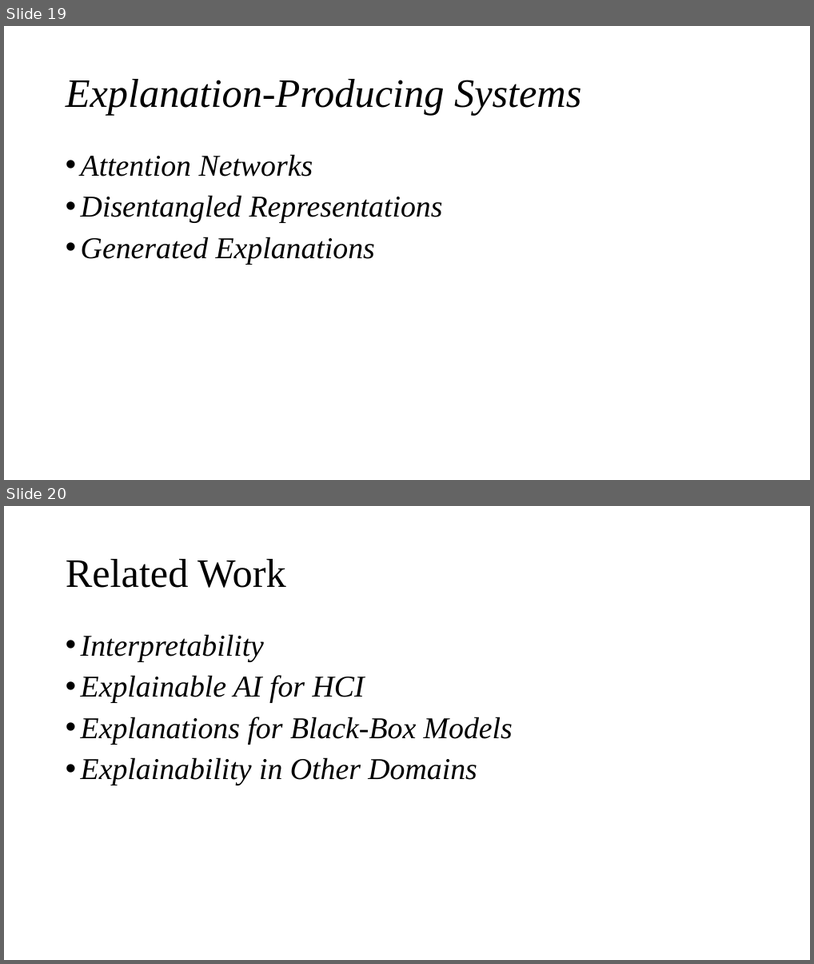
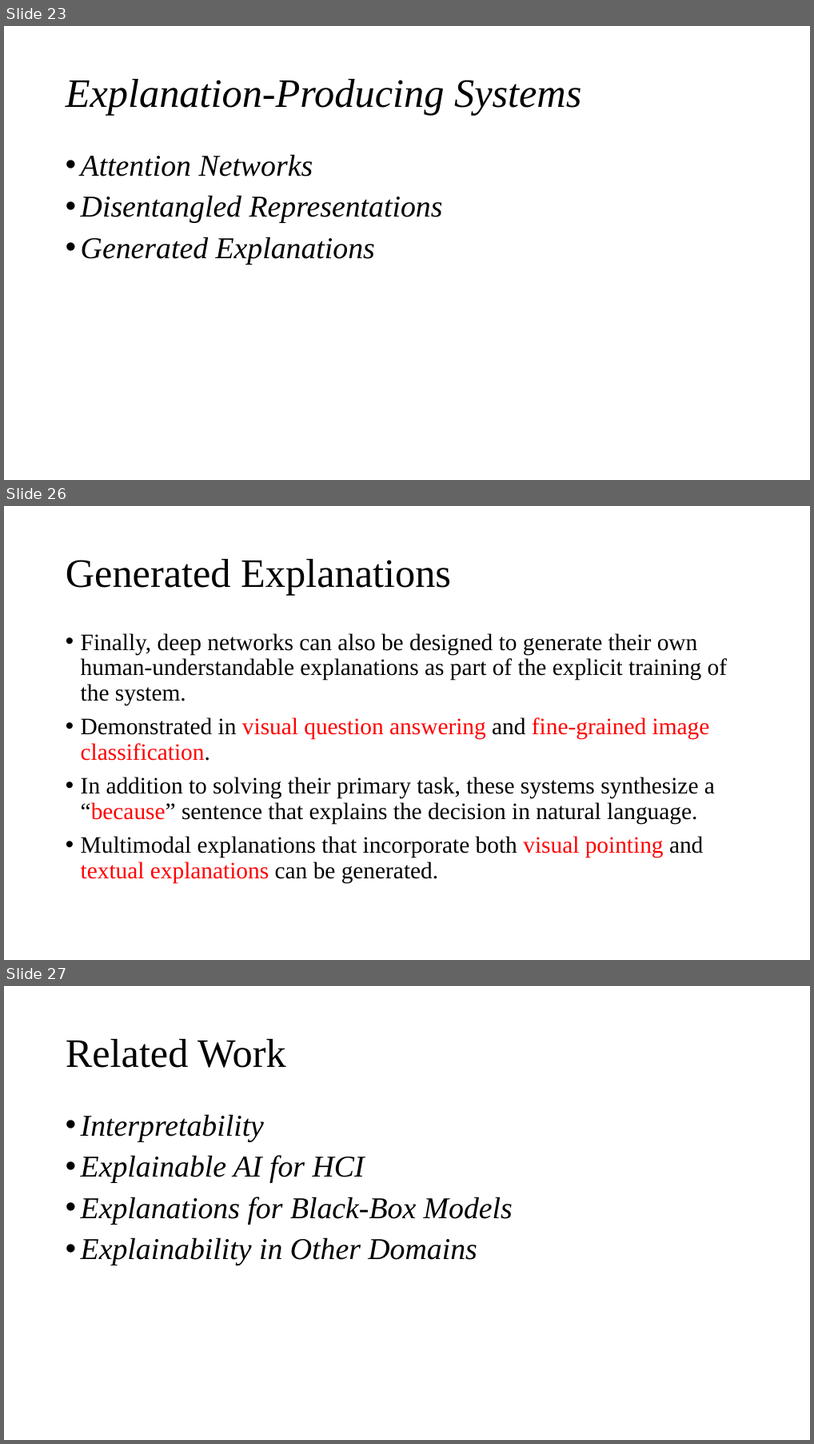
Before and after one commit to cloudspurs/klz, a slide deck: computer_science/ai/xai/papers/explaining_explanations_an_overview_of_interpretability_of_machine_learning.pptx. Shown one above the other, each under a label of ours: slides 19 and 20 before the commit, slides 23, 26 and 27 after it; the slides between them are not shown. The pictures are 814x964 and 814x1444 pixels, drawn with LibreOffice and Linux fonts; fonts in the diff are those of the drawing. Boxes give left, top, right and bottom in pixels: in the first picture for what was removed or moved away, otherwise in the second. Text is boxed around its words. In the diff, an @@ line names an element or a change of style, - is before the commit and + after.

```diff
--- a/computer_science/ai/xai/papers/explaining_explanations_an_overview_of_interpretability_of_machine_learning.pptx
+++ b/computer_science/ai/xai/papers/explaining_explanations_an_overview_of_interpretability_of_machine_learning.pptx
@@ slide 26 added at <box>4,506,810,960</box>, background #FFFFFF @@
@@ title added at <box>66,559,451,595</box>, 48 pt, text #000000 @@
+Generated Explanations
@@ text added at <box>81,633,727,884</box>, 28 pt, text #000000 @@
+• Finally, deep networks can also be designed to generate their own human-understandable explanations as part of the explicit training of the system.
+• Demonstrated in visual question answering and fine-grained image classification.
+• In addition to solving their primary task, these systems synthesize a “because” sentence that explains the decision in natural language.
+• Multimodal explanations that incorporate both visual pointing and textual explanations can be generated.
@@ what was slide 19 is now slide 23 @@
@@ what was slide 20 is now slide 27 @@
```
Also in this commit, not shown: 2 slides changed, 8 other slides added, 1 slide removed, 41 other files.
